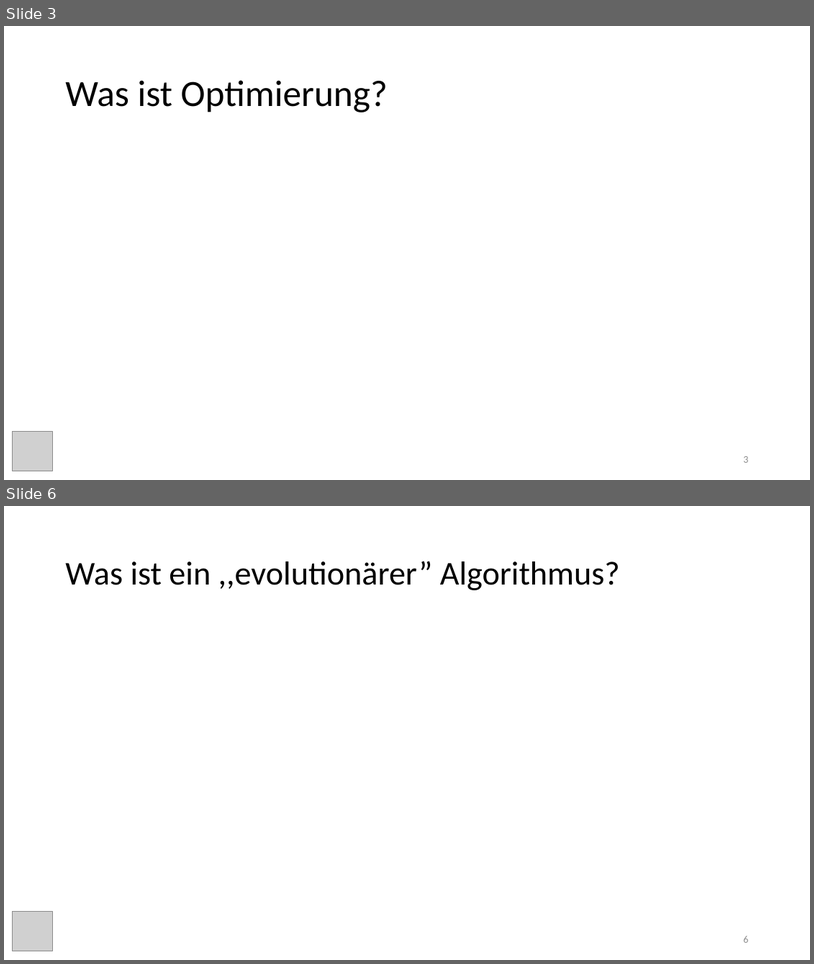
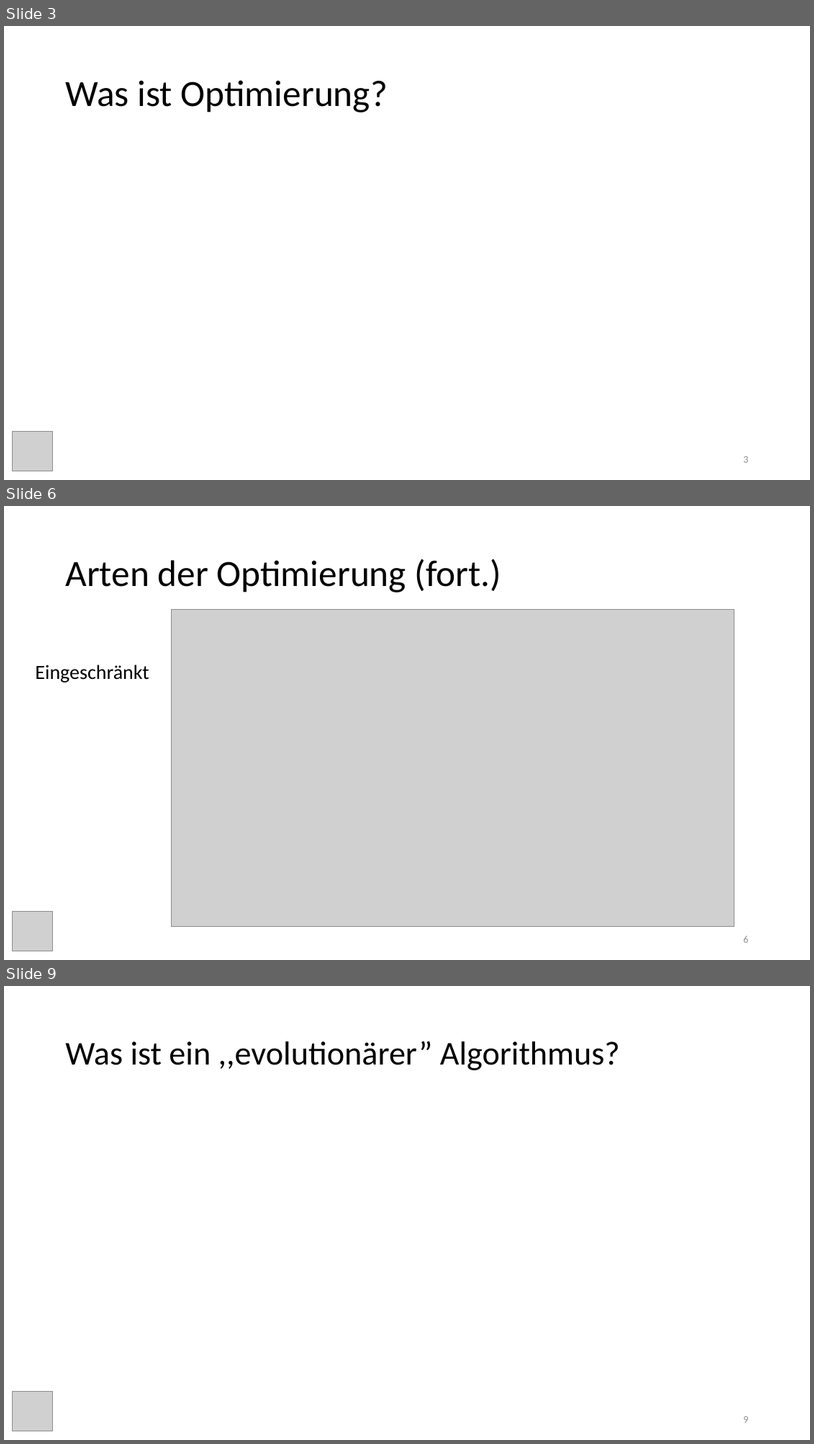
Before and after one commit to freddieRv/evolutive_algorithms_paper, a slide deck: vortrag/evolutionary_algorithms.pptx. Shown one above the other, each under a label of ours: slides 3 and 6 before the commit, slides 3, 6 and 9 after it; the slides between them are not shown. The pictures are 814x964 and 814x1444 pixels, drawn with LibreOffice and Linux fonts; fonts in the diff are those of the drawing; grey boxes stand for pictures. Boxes give left, top, right and bottom in pixels: in the first picture for what was removed or moved away, otherwise in the second. Text is boxed around its words. In the diff, an @@ line names an element or a change of style, - is before the commit and + after.

Commit message:
Added images for PSO algorithm and continued with presentation

```diff
--- a/vortrag/evolutionary_algorithms.pptx
+++ b/vortrag/evolutionary_algorithms.pptx
@@ slide 6 added at (4, 506, 810, 960), background #FFFFFF @@
@@ title added at (65, 559, 502, 592), 44 pt, text #000000 @@
+Arten der Optimierung (fort.)
@@ picture added at (172, 610, 736, 926) @@
@@ text added at (35, 664, 149, 682), 24 pt, text #000000 @@
+Eingeschränkt
@@ picture added at (13, 911, 52, 951) @@
@@ page number added at (743, 936, 748, 942), 12 pt, text #8C8C8C @@
+6
@@ what was slide 6 is now slide 9 @@
@@ page number at (743, 1416, 748, 1422): text changed @@
-6
+9
```
Also in this commit, not shown: 4 slides changed, 12 other slides added, 1 slide removed, 13 other files.
